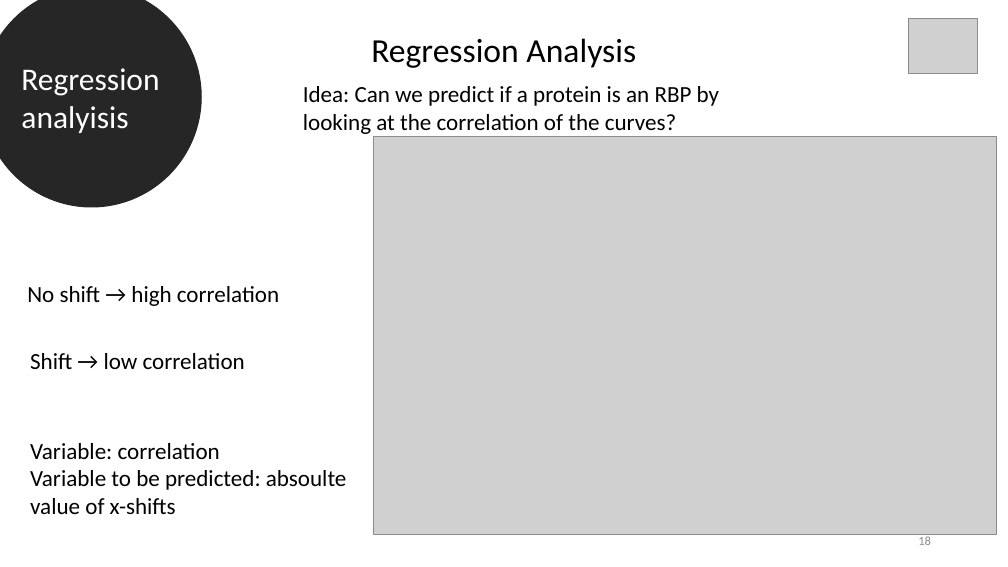
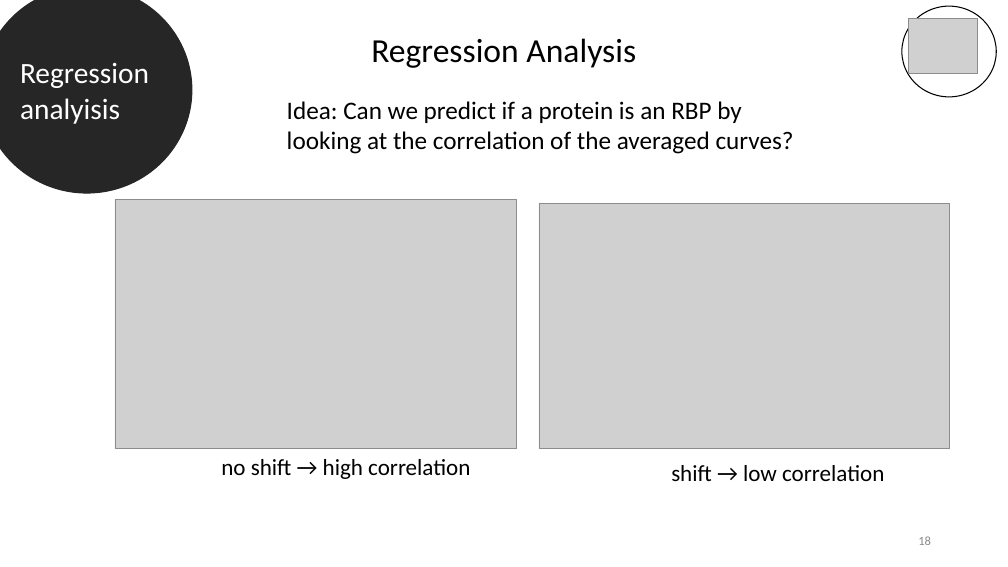
Before and after one commit to datascience-mobi-2022/2022-topic-03-team-05, a slide deck: slide 18 of Final presentation outline & temporary draft.pptx. Drawn at 1008x567 pixels with LibreOffice and Linux fonts; fonts in the diff are those of the drawing; grey boxes stand for pictures. Boxes give left, top, right and bottom in pixels: in the first picture for what was removed or moved away, otherwise in the second. Text is boxed around its words. In the diff, an @@ line names an element or a change of style, - is before the commit and + after.

```diff
--- a/Final presentation outline & temporary draft.pptx
+++ b/Final presentation outline & temporary draft.pptx
@@ ellipse "Regression analyisis" resized from (x1=0, y1=0, x2=201, y2=206) to (x1=0, y1=0, x2=192, y2=193) @@
@@ ellipse "Regression analyisis" at (x1=0, y1=0, x2=192, y2=193): size 30 to 28 pt @@
@@ ellipse added at (x1=902, y1=6, x2=997, y2=97), outline #000000 1 pt @@
@@ text at (x1=287, y1=101, x2=794, y2=154): text changed; size 22 to 24 pt @@
-Idea: Can we predict if a protein is an RBP by looking at the correlation of the curves?
+Idea: Can we predict if a protein is an RBP by looking at the correlation of the averaged curves?
@@ picture removed at (x1=373, y1=137, x2=997, y2=535) @@
@@ picture resized from (x1=557, y1=137, x2=867, y2=332) to (x1=115, y1=200, x2=517, y2=448) @@
@@ picture resized from (x1=557, y1=343, x2=870, y2=534) to (x1=539, y1=203, x2=949, y2=448) @@
@@ text removed at (x1=30, y1=443, x2=347, y2=514) @@
-Variable: correlation
-Variable to be predicted: absoulte value of x-shifts
@@ text at (x1=221, y1=459, x2=470, y2=479): text changed @@
-No shift → high correlation
+no shift → high correlation
@@ text at (x1=671, y1=465, x2=884, y2=481): text changed @@
-Shift → low correlation
+shift → low correlation
```
Also in this commit, not shown: 2 other slides changed, 1 slide added, 1 slide removed.
